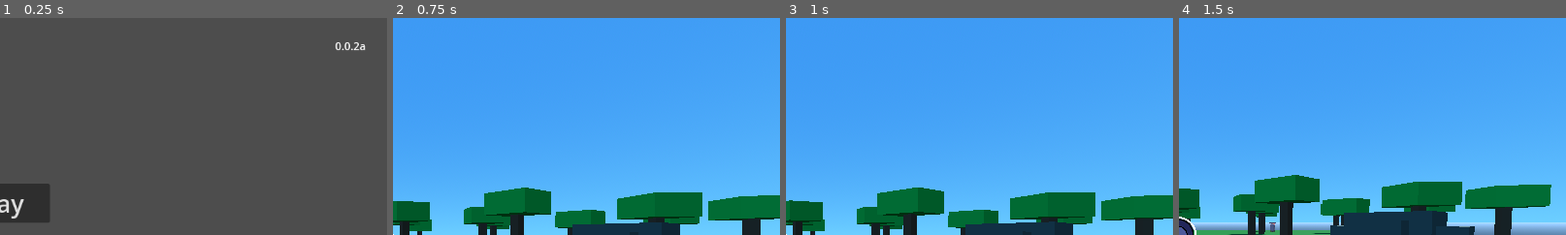
Above: before the commit, frames 1-4 (left to right).
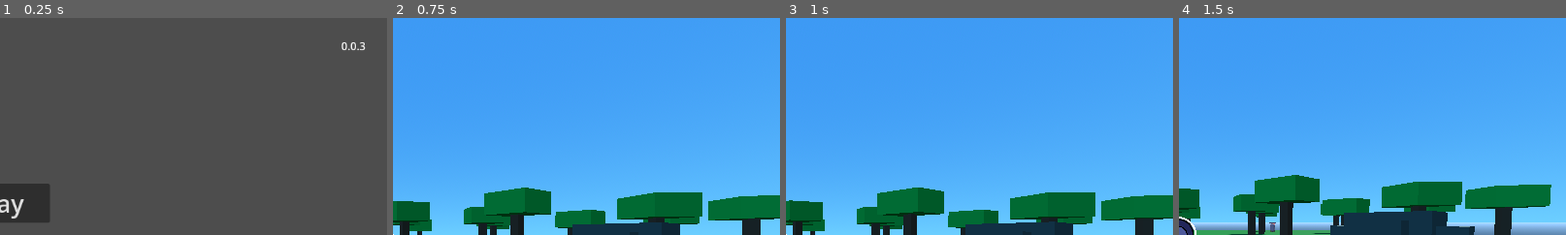
Above: after the commit, the same moments.

Repository: Tuocs/Project-Magic
Game: Godot game, scene res://main_menu.tscn
Two runs of this game, one before a commit and one after it. Both use one fixed random seed, a clock stepped at 60 frames per second and the inputs below.
Inputs (mouse positions are % of the whole screen's width and height, from its top left):
- Up to frame 1 (0.25 s): no input
- Up to frame 2 (0.75 s): click "Play" at 0.5 s
- Up to frame 3 (1 s): no input
- Up to frame 4 (1.5 s): tap Enter at 1.25 s; move the mouse to (55, 50) at 1.27 s; hold W (move_forward) from 1.28 s (still down); hold Alt (edit_magic) from 1.28 s (still down)
The pictures show only the part of the screen within x 50-100%, y 0-50%; the shares and areas given below are measured in that part.

The runs differ from the first frame. In frame 1, 0.2% of the frame differs, in the area x 86-95%, y 11-16%; in frame 2, nothing differs; in frame 3, nothing differs; in frame 4, nothing differs.

Commit message:
version fix

Diff:
--- a/project.godot
+++ b/project.godot
@@ -11,7 +11,7 @@
 [application]
 
 config/name="Quick Cast Magic"
-config/version="0.0.2a"
+config/version="0.0.3"
 run/main_scene="uid://o2ygfbwk5t5y"
 config/features=PackedStringArray("4.5", "Forward Plus")
 config/icon="res://Assets/textures/icon.svg"
